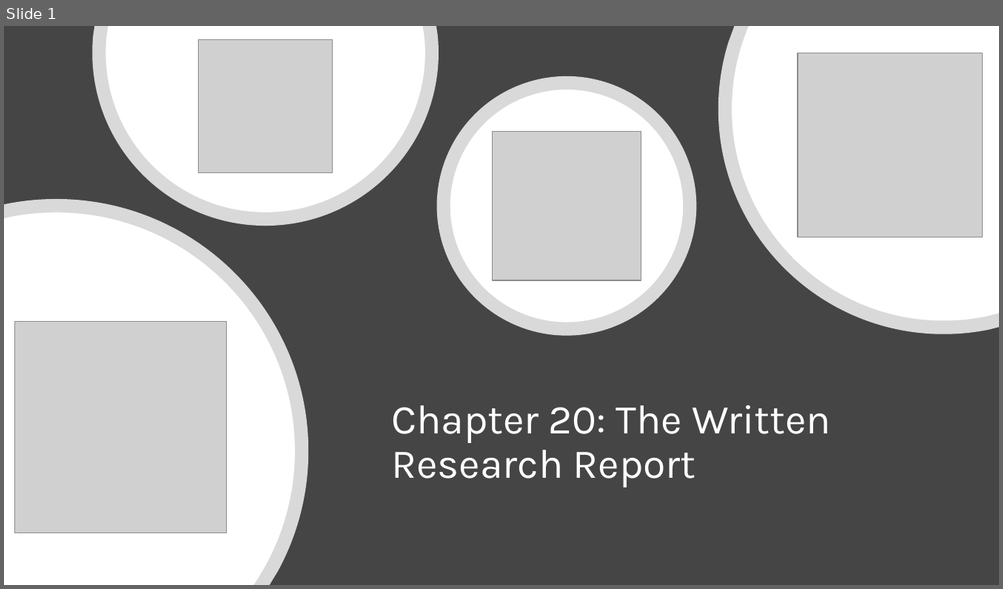
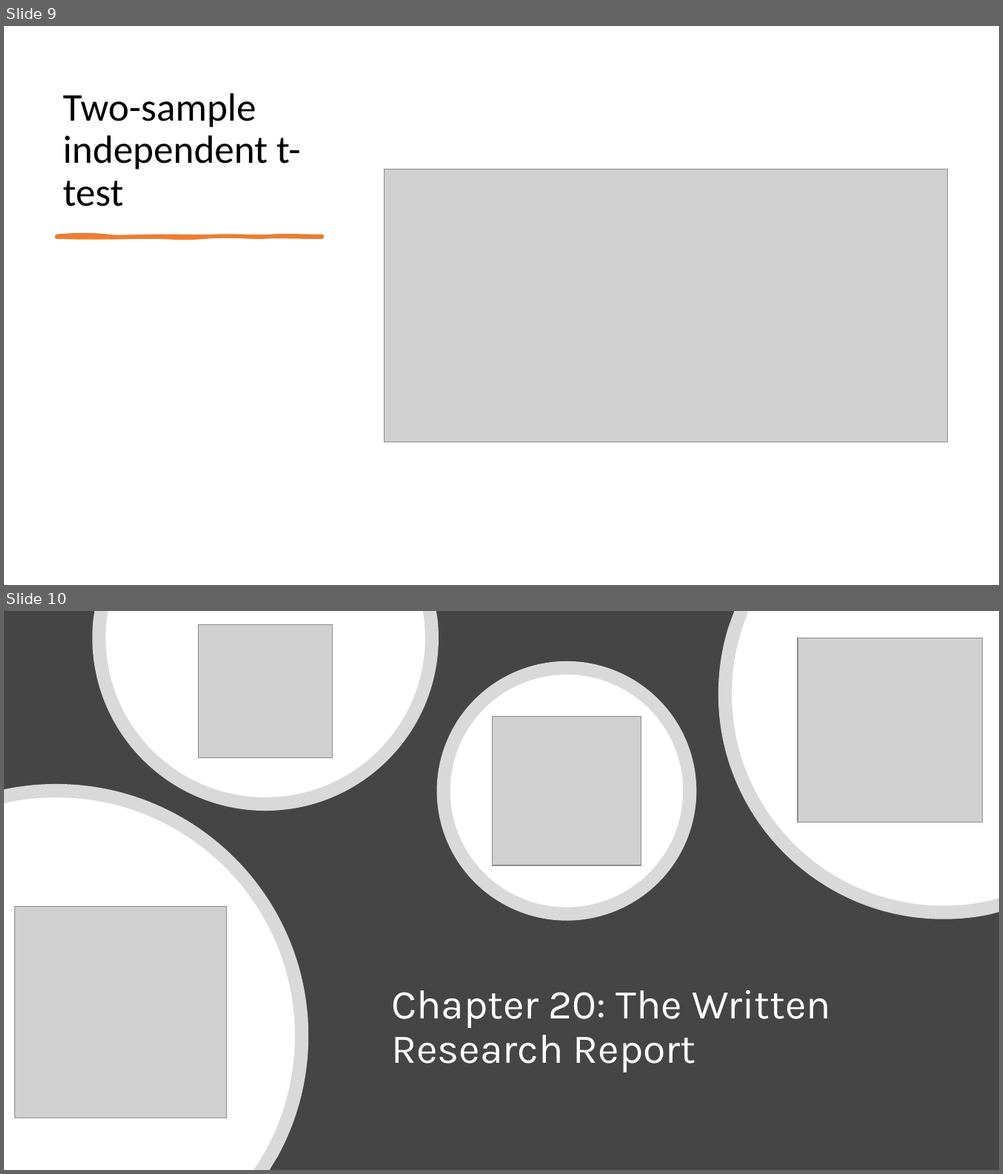
Before and after one commit to mikenguyen13/mar4050, a slide deck: lectures/10/2_Research Presentation.pptx. Shown one above the other, each under a label of ours: slide 1 before the commit, slides 9 and 10 after it. The pictures are 1003x589 and 1003x1174 pixels, drawn with LibreOffice and Linux fonts; fonts in the diff are those of the drawing; grey boxes stand for pictures. Boxes give left, top, right and bottom in pixels: in the first picture for what was removed or moved away, otherwise in the second. Text is boxed around its words. In the diff, an @@ line names an element or a change of style, - is before the commit and + after.

```diff
--- a/lectures/10/2_Research Presentation.pptx
+++ b/lectures/10/2_Research Presentation.pptx
@@ slide 9 added at (4, 26, 999, 585), background #FFFFFF @@
@@ title added at (63, 93, 301, 207), 38 pt, text #000000 @@
+Two-sample independent t-test
@@ picture added at (384, 170, 947, 443) @@
@@ freeform shape added at (57, 235, 322, 237), fill #ED7D31, outline #ED7D31 3 pt @@
@@ what was slide 1 is now slide 10 @@
```
Also in this commit, not shown: 3 slides changed, 9 other slides added, 9 other files.
